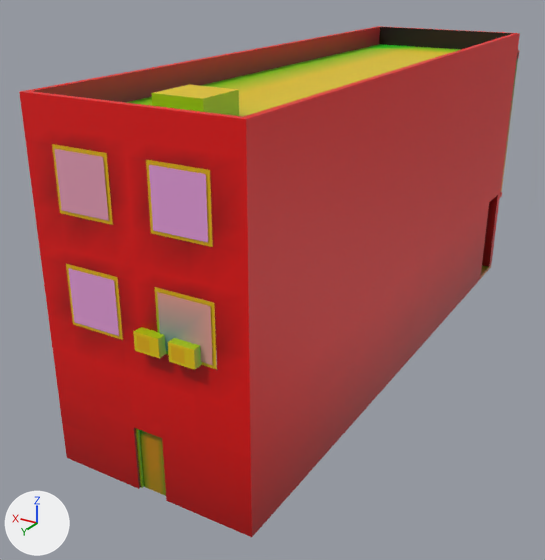
The glTF model apps/web/public/city/archetypes/shop_office.glb: old version first, new version second.
Before and after are seen from a 50 mm camera at (-11.9, 24.2, 14.1) aimed at (1.5, 1.9, 3.0). Lighting does not change. The marker at lower left points along +X, +Y and +Z. The first picture is the older version. Objects named as collision shapes, trigger or cutter boxes, shadow casters or lower levels of detail are left out. Where no turn or scale is listed for an object, it has been applied to the vertices. Vertices at exactly the same position are counted once.

Objects in the first picture: 'shop_office__row__LOD0'.
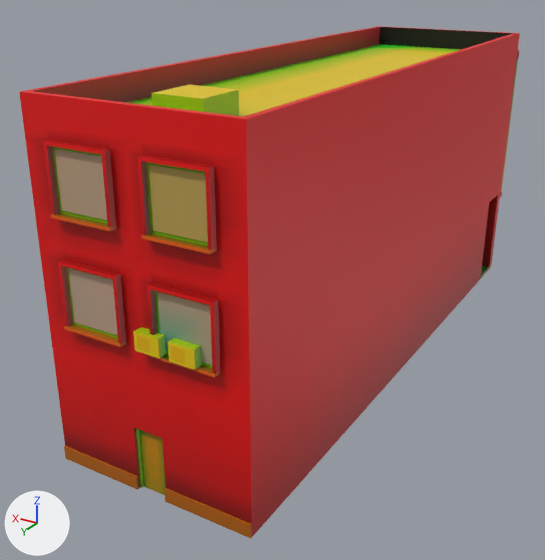
Location of each change, (x1, y1, x2, y2) in pixels of the pictures (545 x 560 px):
'shop_office__row__LOD0', reshaped
    before: (19, 26, 520, 537)
    after: (19, 26, 520, 538)
part 1 of me_shop_office__row__lod0, built on
    both: (24, 124, 250, 415)
part 2 of me_shop_office__row__lod0, added
    after: (64, 446, 252, 538)
part 3 of me_shop_office__row__lod0, recoloured
    before: (52, 144, 491, 537)
    after: (52, 146, 491, 524)

Patch to the scene script:
```diff
--- a/apps/web/public/city/archetypes/shop_office.glb.py
+++ b/apps/web/public/city/archetypes/shop_office.glb.py
@@ me_shop_office__row__lod0 @@
 # used by ob_shop_office__row__lod0; location = (0.0, -0.25, 5.5)
-me_shop_office__row__lod0.from_pydata(...)  # 949 vertices, 1294 faces; spans x -3.3..3.3, y -11.6..11.6, z -5.5..5.5
+me_shop_office__row__lod0.from_pydata(...)  # 1041 vertices, 1416 faces; spans x -3.3..3.3, y -11.6..11.6, z -5.5..5.5
+# me_shop_office__row__lod0 part 1: 40 vertices removed from x -3.3..3.3, y 11.2, z -1.7..4.7; 126 vertices added at x -3.3..3.3, y 11.2..11.5, z -1.7..4.7
+# me_shop_office__row__lod0 part 2: 12 vertices added at x -3.3..3.3, y 11.2..11.3, z -5.5..-5.1
+# me_shop_office__row__lod0 part 3: 479 kept faces spanning x -3.3..3.3, y -11.6..11.5, z -5.5..5.5 get new vertex colours
+# other edits to the shape of me_shop_office__row__lod0 do not show in these pictures
 me_shop_office__row__lod0.materials.append(mat_tl_role)
```
